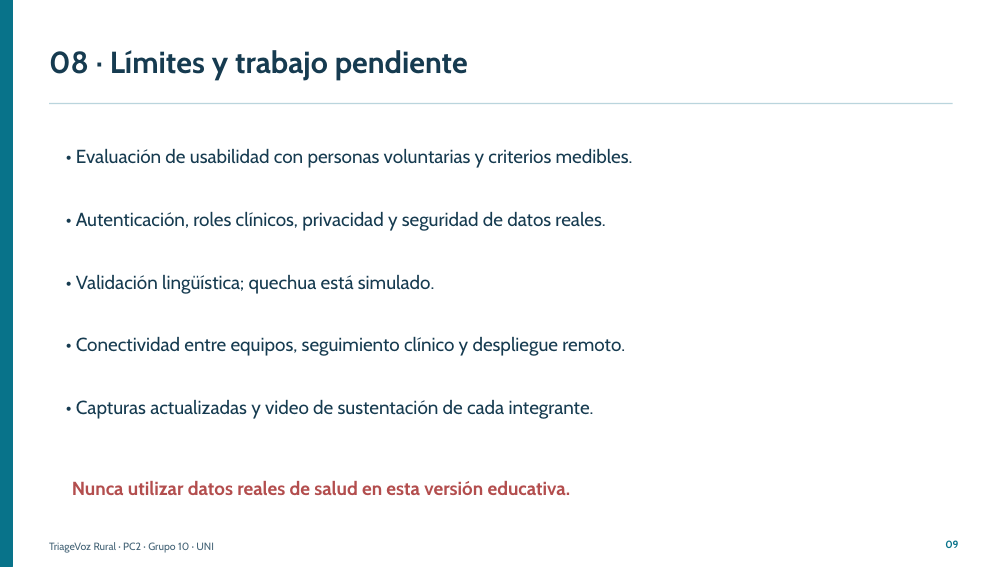
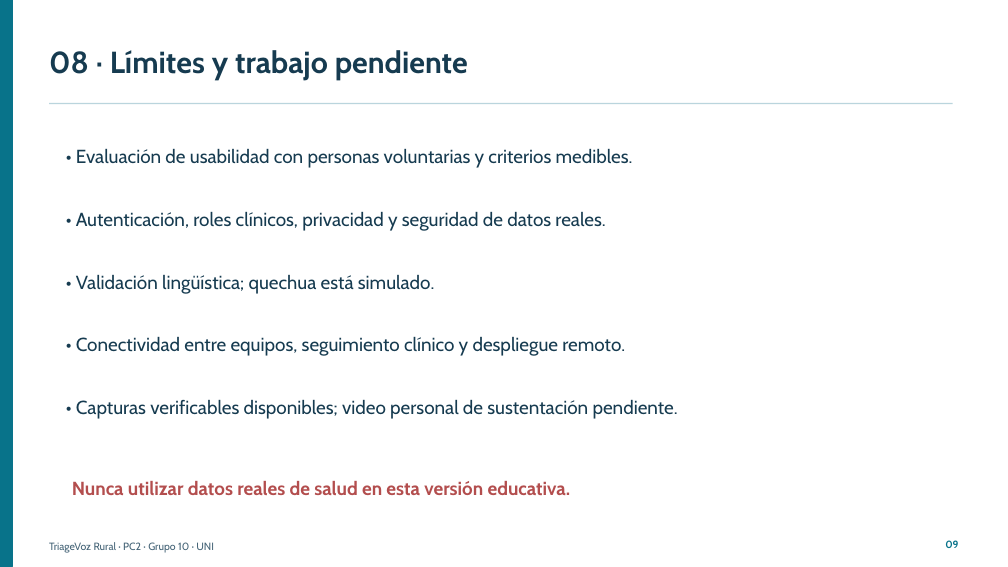
Before and after one commit to CeSaRLoPeZArTeAgA/PC2_IHC_Grup10, a slide deck: slide 9 of presentacion/PC2-TriageVoz-Rural-Grupo10.pptx. Drawn at 1008x567 pixels with LibreOffice and Linux fonts; fonts in the diff are those of the drawing. Boxes give left, top, right and bottom in pixels: in the first picture for what was removed or moved away, otherwise in the second. Text is boxed around its words. In the diff, an @@ line names an element or a change of style, - is before the commit and + after.

```diff
--- a/presentacion/PC2-TriageVoz-Rural-Grupo10.pptx
+++ b/presentacion/PC2-TriageVoz-Rural-Grupo10.pptx
@@ text at [76,400,678,419]: text changed @@
-• Capturas actualizadas y video de sustentación de cada integrante.
+• Capturas verificables disponibles; video personal de sustentación pendiente.
```
Also in this commit, not shown: 1 other slide changed, 28 other files.
